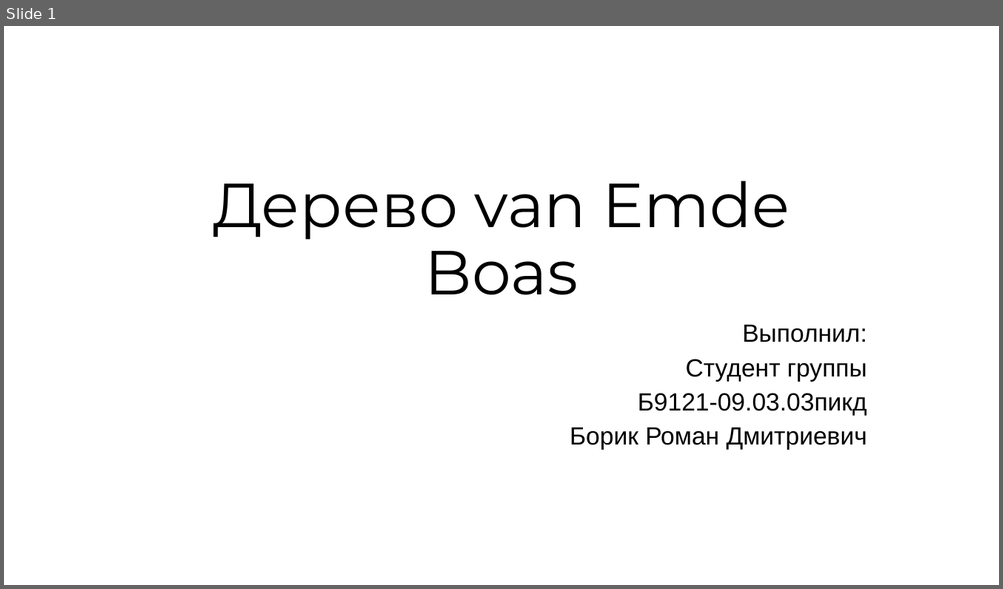
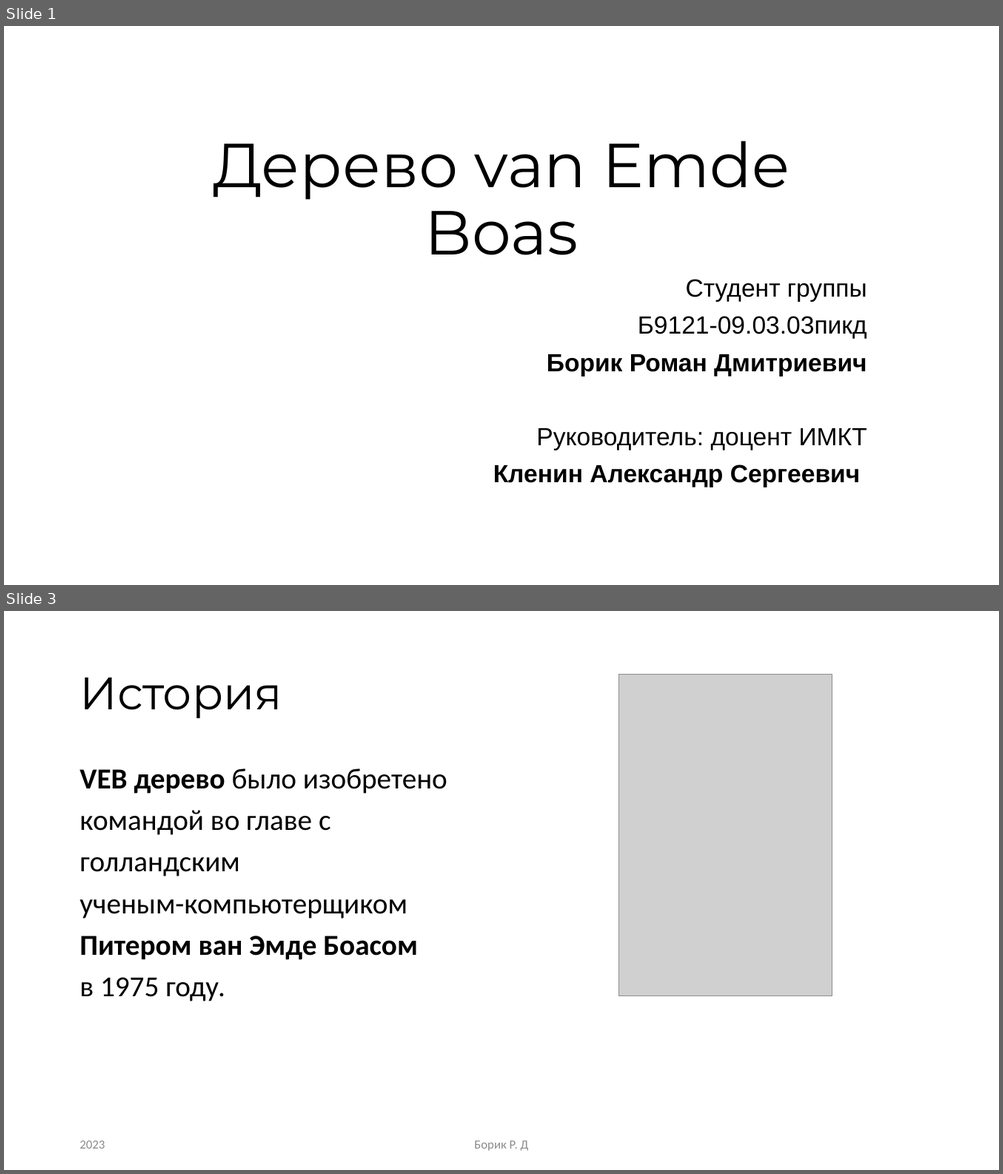
Before and after one commit to RandomServant/Van-Emde-Boas-tree, a slide deck: Presentation van Emde Boas tree.pptx. Shown one above the other, each under a label of ours: slide 1 before the commit, slides 1 and 3 after it; the slides between them are not shown. The pictures are 1003x589 and 1003x1174 pixels, drawn with LibreOffice and Linux fonts; fonts in the diff are those of the drawing; grey boxes stand for pictures; background and template pictures are left out. Boxes give left, top, right and bottom in pixels: in the first picture for what was removed or moved away, otherwise in the second. Text is boxed around its words. In the diff, an @@ line names an element or a change of style, - is before the commit and + after.

```diff
--- a/Presentation van Emde Boas tree.pptx
+++ b/Presentation van Emde Boas tree.pptx
@@ slide 3 added at <box>4,611,999,1170</box>, background #FFFFFF @@
@@ picture added at <box>619,675,832,997</box> @@
@@ title added at <box>79,678,282,718</box>, 44 pt, text #000000 @@
+История
@@ text added at <box>79,769,447,1002</box>, 28 pt, text #000000 @@
+VEB дерево было изобретено
+командой во главе с
+голландским
+ученым-компьютерщиком
+Питером ван Эмде Боасом
+в 1975 году.
@@ text added at <box>79,1141,105,1149</box>, 12 pt, text #8C8C8C @@
+2023
@@ text added at <box>474,1141,529,1151</box>, 12 pt, text #8C8C8C @@
+Борик Р. Д
@@ slide 1 changed as well @@
@@ title "Дерево van Emde Boas": place and size @@
-title "Дерево van Emde Boas" at <box>213,181,790,295</box>
+title "Дерево van Emde Boas" at <box>213,141,790,255</box>
@@ subtitle "Студент группы": place and size @@
-subtitle "Студент группы" at <box>569,325,867,450</box>
+subtitle "Студент группы" at <box>493,279,867,488</box>
@@ subtitle at <box>546,279,867,377</box>: bold on in "Борик Роман Дмитриевич"; line spacing 0.8 to 0.9 @@
@@ subtitle at <box>742,325,867,343</box>: paragraph removed @@
-Выполнил:
@@ subtitle at <box>493,429,867,488</box>: paragraphs added @@
+Руководитель: доцент ИМКТ
+Кленин Александр Сергеевич
```
Also in this commit, not shown: 1 other slide changed, 16 other slides added, 10 slides removed.
